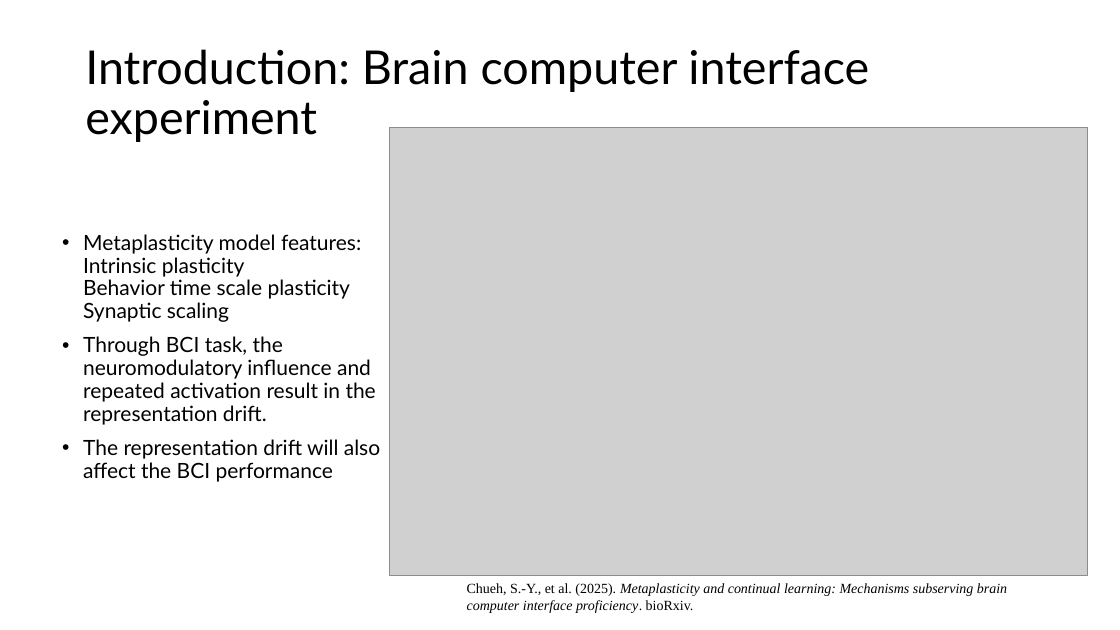
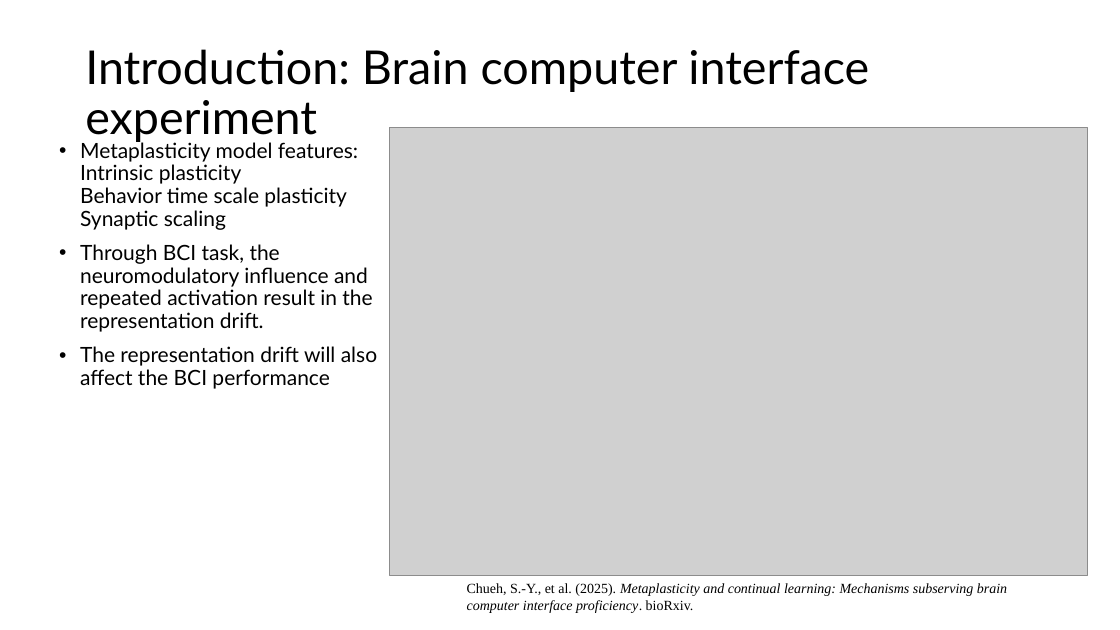
Before and after one commit to ChuehSY/FinalProject_ComSkillNeuro, a slide deck: slide 2 of Final presentation.pptx. Drawn at 1120x630 pixels with LibreOffice and Linux fonts; fonts in the diff are those of the drawing; grey boxes stand for pictures. Boxes give left, top, right and bottom in pixels: in the first picture for what was removed or moved away, otherwise in the second. Text is boxed around its words. In the diff, an @@ line names an element or a change of style, - is before the commit and + after.

```diff
--- a/Final presentation.pptx
+++ b/Final presentation.pptx
@@ text "Metaplasticity model features: Intrinsic plasticity ...": place and size @@
-text "Metaplasticity model features: Intrinsic plasticity ..." at <box>83,234,380,482</box>
+text "Metaplasticity model features: Intrinsic plasticity ..." at <box>80,139,377,389</box>
```
Also in this commit, not shown: 2 slides added, 1 slide removed, 1 other file.
